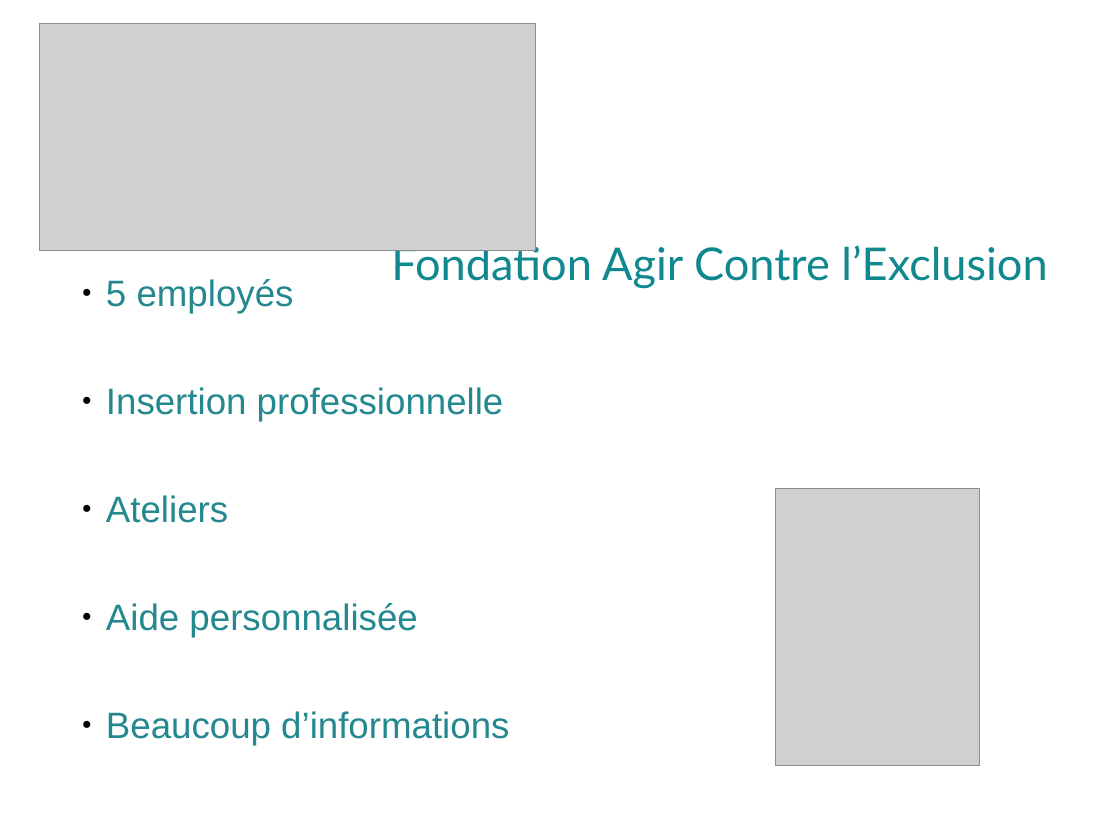
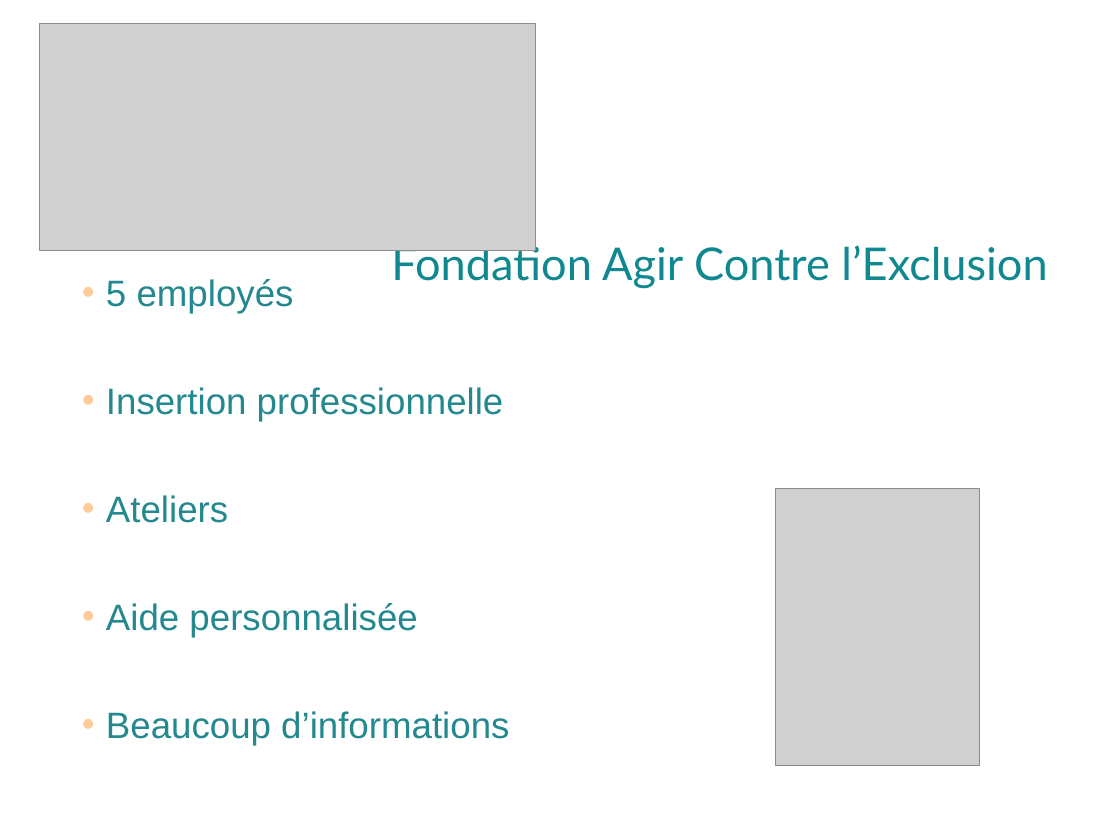
Before and after one commit to solenehuault/projets_certif, a slide deck: slide 2 of FACE/slides-face.odp. Drawn at 1120x840 pixels with LibreOffice and Linux fonts; fonts in the diff are those of the drawing; grey boxes stand for pictures. Boxes give left, top, right and bottom in pixels: in the first picture for what was removed or moved away, otherwise in the second. Text is boxed around its words. In the diff, an @@ line names an element or a change of style, - is before the commit and + after.

```diff
--- a/FACE/slides-face.odp
+++ b/FACE/slides-face.odp
@@ text "5 employés" at [106,279,509,745]: bullet ● to •; bullet colour #000000 to #FFCC99 @@
```
Also in this commit, not shown: 3 slides added, 2 slides removed.
